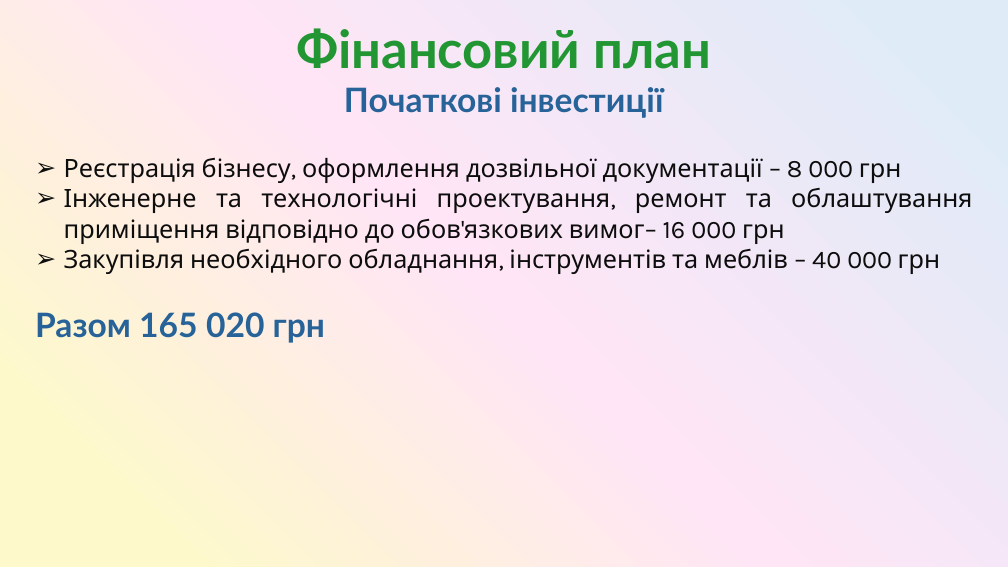
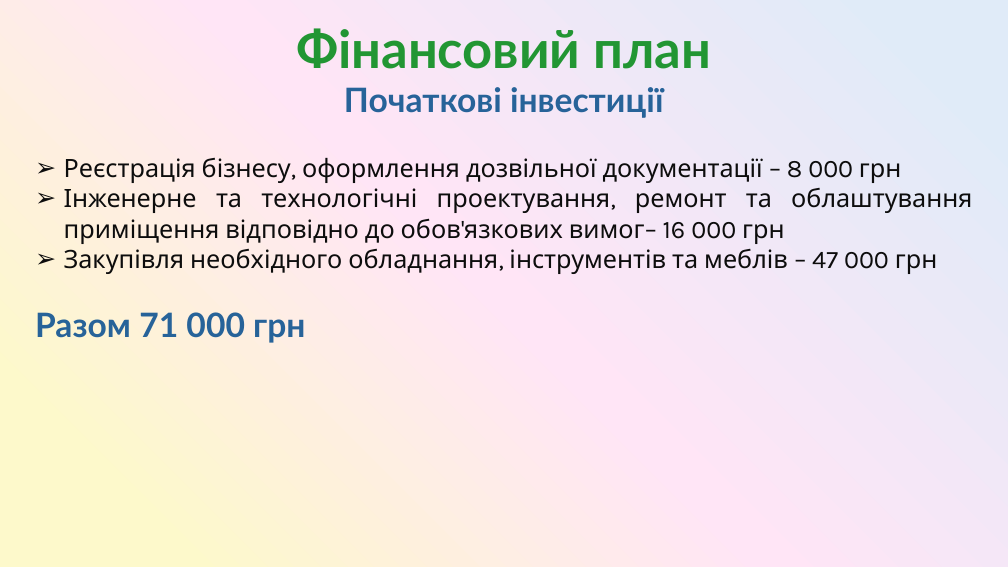
Before and after one commit to SashaGaran/Katya_diplomna, a slide deck: slide 11 of diplomna.pptx (slide 9 before the commit). Drawn at 1008x567 pixels with LibreOffice and Linux fonts; fonts in the diff are those of the drawing. Boxes give left, top, right and bottom in pixels: in the first picture for what was removed or moved away, otherwise in the second. Text is boxed around its words. In the diff, an @@ line names an element or a change of style, - is before the commit and + after.

```diff
--- a/diplomna.pptx
+++ b/diplomna.pptx
@@ text at [35,249,938,343]: text changed @@
-➢ Закупівля необхідного обладнання, інструментів та меблів – 40 000 грн
-Разом 165 020 грн
+➢ Закупівля необхідного обладнання, інструментів та меблів – 47 000 грн
+Разом 71 000 грн
```
Also in this commit, not shown: 5 other slides changed, 1 slide added.
